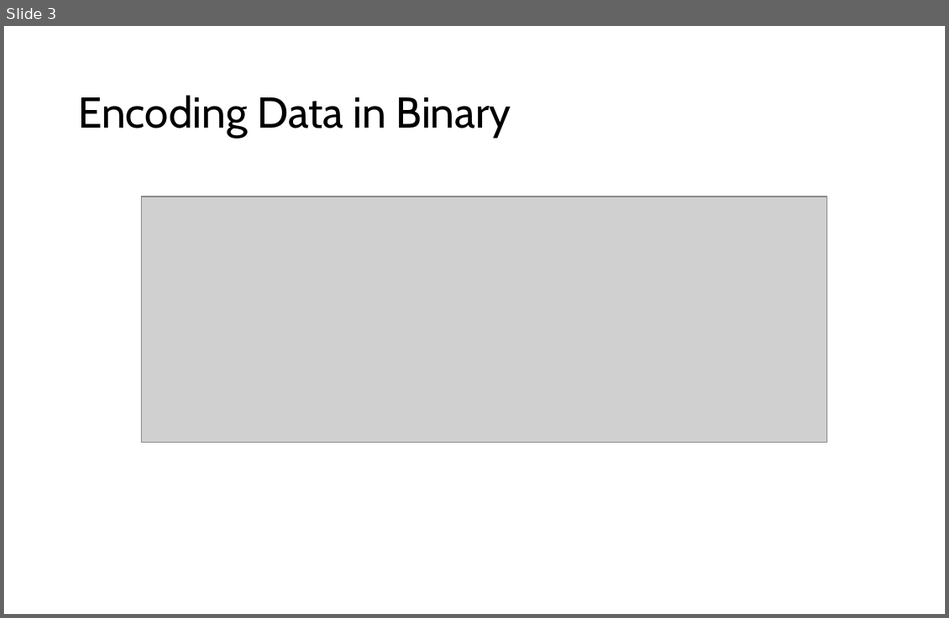
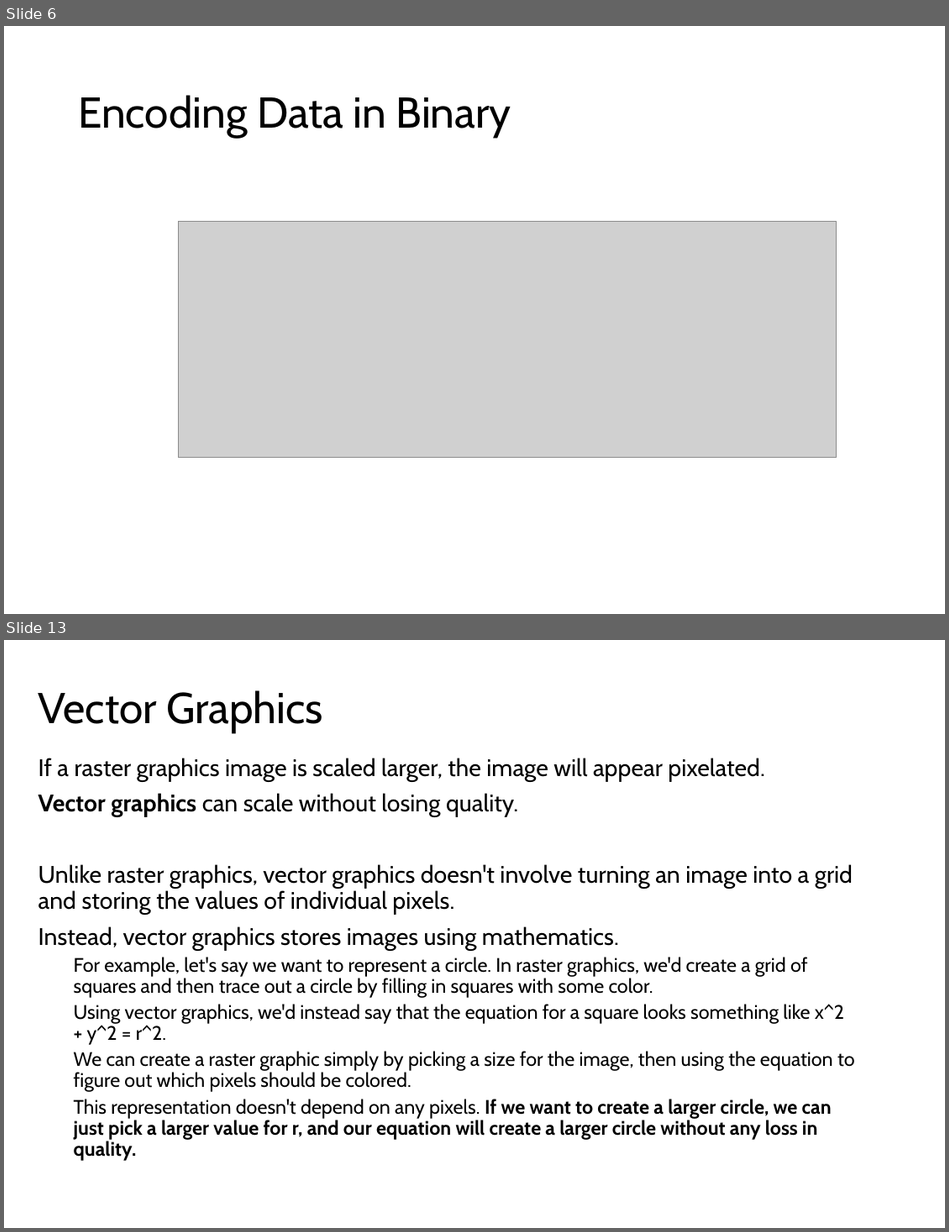
Before and after one commit to LongBaoNguyen/longbaonguyen.github.io, a slide deck: courses/apcsp/lect14.pptx. Shown one above the other, each under a label of ours: slide 3 before the commit, slides 6 and 13 after it; the slides between them are not shown. The pictures are 949x618 and 949x1232 pixels, drawn with LibreOffice and Linux fonts; fonts in the diff are those of the drawing; grey boxes stand for pictures. Boxes give left, top, right and bottom in pixels: in the first picture for what was removed or moved away, otherwise in the second. Text is boxed around its words. In the diff, an @@ line names an element or a change of style, - is before the commit and + after.

```diff
--- a/courses/apcsp/lect14.pptx
+++ b/courses/apcsp/lect14.pptx
@@ slide 13 added at bbox=[4, 640, 945, 1228], background #FFFFFF @@
@@ title added at bbox=[38, 690, 323, 732], 33 pt, text #000000 @@
+Vector Graphics
@@ text added at bbox=[38, 758, 855, 1161], 15 pt, text #000000 @@
+If a raster graphics image is scaled larger, the image will appear pixelated.
+Vector graphics can scale without losing quality.
+Unlike raster graphics, vector graphics doesn't involve turning an image into a grid and storing the values of individual pixels.
+Instead, vector graphics stores images using mathematics.
+  For example, let's say we want to represent a circle. In raster graphics, we'd create a grid of squares and then trace out a circle by filling in squares with some color.
+  Using vector graphics, we'd instead say that the equation for a square looks something like x^2 + y^2 = r^2.
+  We can create a raster graphic simply by picking a size for the image, then using the equation to figure out which pixels should be colored.
+  This representation doesn't depend on any pixels. If we want to create a larger circle, we can just pick a larger value for r, and our equation will create a larger circle without any loss in quality.
@@ what was slide 3 is now slide 6 @@
@@ slide 6 changed as well @@
@@ picture: place and size @@
-picture at bbox=[142, 197, 827, 442]
+picture at bbox=[178, 222, 836, 458]
```
Also in this commit, not shown: 2 other slides changed, 26 other slides added, 1 slide removed, 12 other files.
